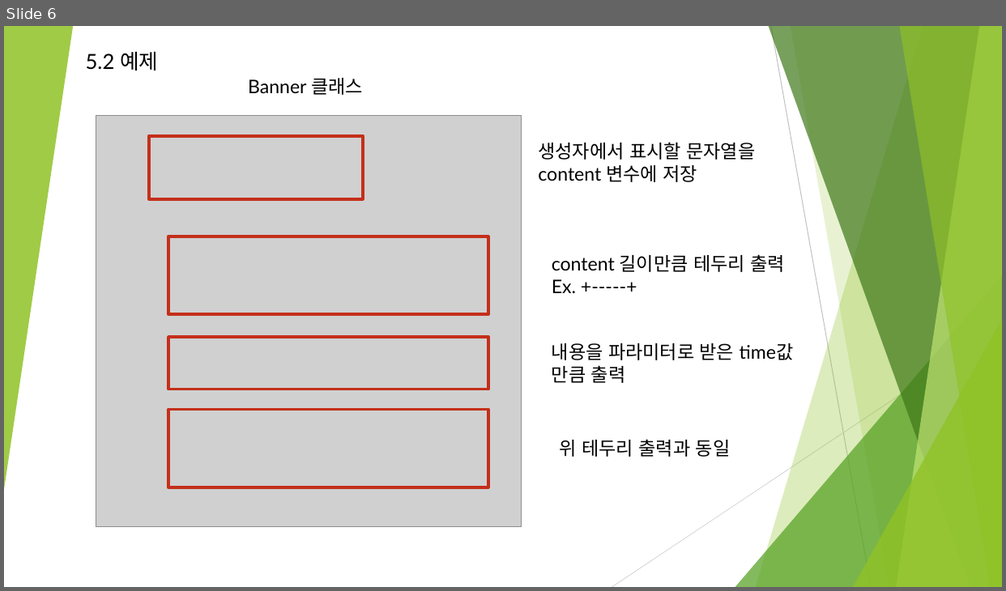
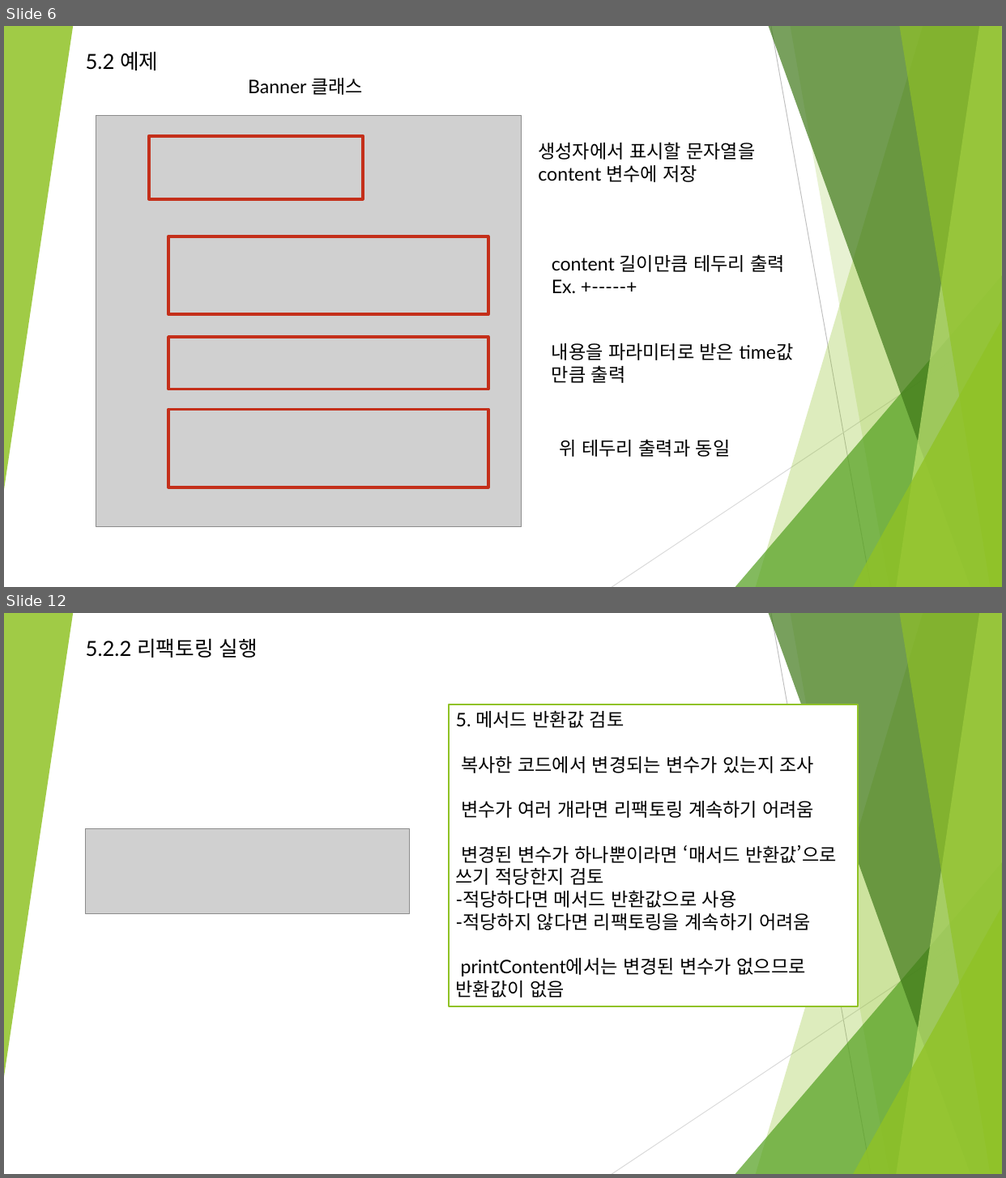
Before and after one commit to kim-seungmin/refactoringStudy, a slide deck: 리펙토링.pptx. Shown one above the other, each under a label of ours: slide 6 before the commit, slides 6 and 12 after it; the slides between them are not shown. The pictures are 1006x591 and 1006x1178 pixels, drawn with LibreOffice and Linux fonts; fonts in the diff are those of the drawing; grey boxes stand for pictures. Boxes give left, top, right and bottom in pixels: in the first picture for what was removed or moved away, otherwise in the second. Text is boxed around its words. In the diff, an @@ line names an element or a change of style, - is before the commit and + after.

```diff
--- a/리펙토링.pptx
+++ b/리펙토링.pptx
@@ slide 12 added at (4, 613, 1002, 1174), background #FFFFFF; not listed: 10 template elements that a slide beside it also shows @@
@@ text added at (86, 638, 258, 658), 20 pt, text #000000 @@
+5.2.2 리팩토링 실행
@@ rectangle added at (449, 705, 859, 1007), fill #FFFFFF, outline #90C226 1.5 pt, 18 pt, text #000000 @@
+5. 메서드 반환값 검토
+복사한 코드에서 변경되는 변수가 있는지 조사
+변수가 여러 개라면 리팩토링 계속하기 어려움
+변경된 변수가 하나뿐이라면 ‘매서드 반환값’으로 쓰기 적당한지 검토
+-적당하다면 메서드 반환값으로 사용
+-적당하지 않다면 리팩토링을 계속하기 어려움
+printContent에서는 변경된 변수가 없으므로 반환값이 없음
@@ picture added at (86, 829, 409, 914) @@
```
Also in this commit, not shown: 6 slides changed, 15 other slides added, 4 slides removed.
